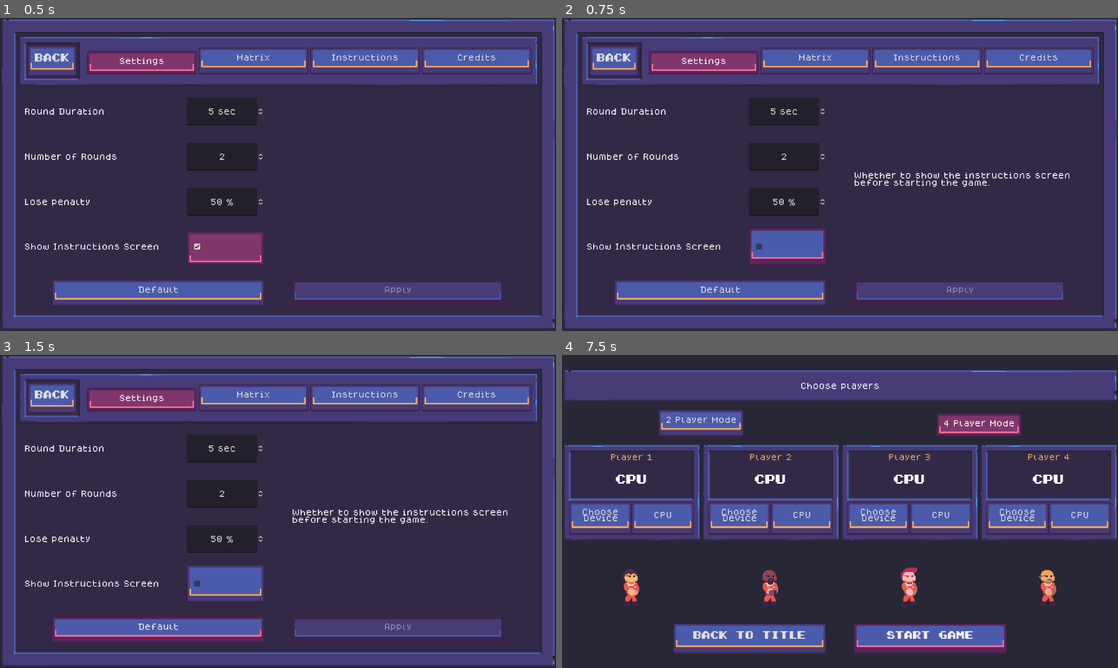
Above: before the commit, frames 1-4 (two rows, left to right).
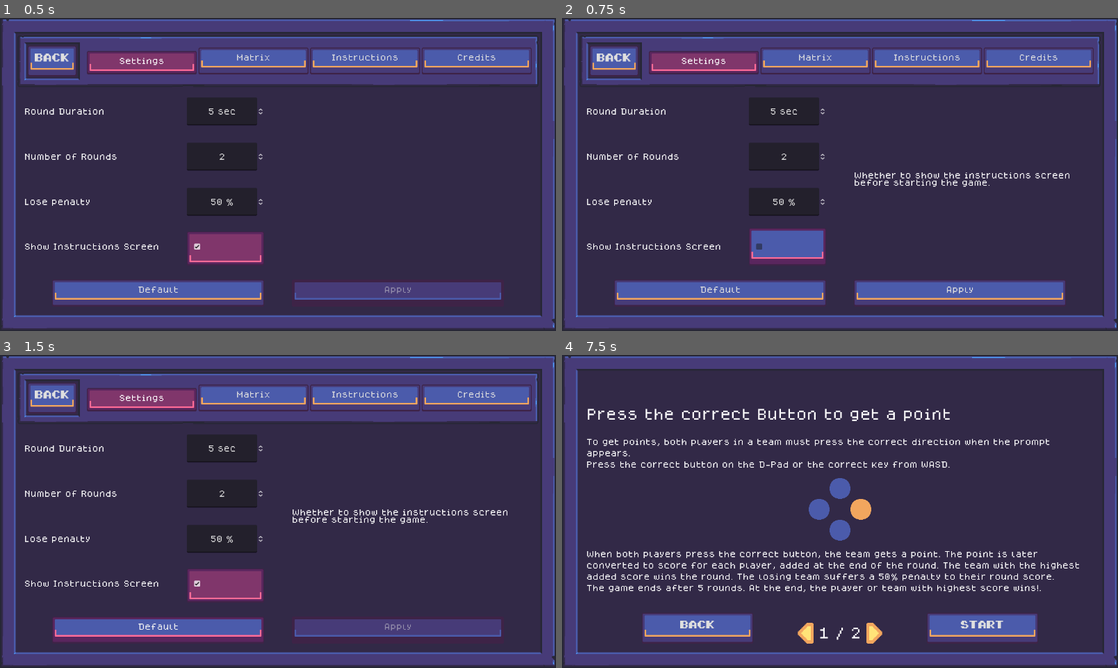
Above: after the commit, the same moments.

Repository: VileOar/js-final-proj
Game: Godot game, scene res://src/menus/options_scene/options_scene.tscn
Same seed, same stepped clock (60 frames per second), same inputs: the game is played once before the commit and once after it. This scene is started directly instead of the project's main scene.
Inputs (mouse positions are in pixels of both pictures, inside the frame that each line leads up to):
- Up to frame 1 (0.5 s): no input
- Up to frame 2 (0.75 s): click (789, 246) at 0.5 s
- Up to frame 3 (1.5 s): click "Default" at 1.25 s
- Up to frame 4 (7.5 s): click "Matrix" at 2 s; click "Default" at 2.75 s; click "Instructions" at 3.5 s; click (806, 633) at 4.25 s; click (873, 633) at 5 s; click "Back" at 5.75 s; click "Start" at 6.5 s; click "Start Game" at 7.25 s

Frame 1 is identical in both runs. In frame 2, 2.9% of the frame differs, in the area x 52-91%, y 84-92%; in frame 3, 1.5%; in frame 4, 48%, in the area x 0-100%, y 0-100%.

Commit message:
saving and loading from file is working

Diff:
--- a/src/autoloads/Global.gd
+++ b/src/autoloads/Global.gd
@@ -33,6 +33,9 @@
 const CORRECT_DELAY = 0.5
 ## longer delay when answers are wrong
 const WRONG_DELAY = 2.0
+
+## path of save file
+const SETTINGS_FILEPATH := "user://settings.ini"
 
 ## dictionary of music
 var _music_tracks = {
--- a/src/autoloads/SharedData.gd
+++ b/src/autoloads/SharedData.gd
@@ -9,10 +9,7 @@
 # the total scores and statistics of each individual player
 var _player_data: Array
 
-# whether to show instructions screen on start
-var _show_instructions:= true
-
-## the game settings
+# the game settings
 var _settings: GameSettings
 
 # TODO: remove
@@ -26,7 +23,10 @@
 
 func _ready():
 	_settings = GameSettings.new()
-	_settings.reset(true)
+	if FileAccess.file_exists(Global.SETTINGS_FILEPATH):
+		_settings.load()
+	else:
+		_settings.reset(true)
 
 	#_player_data = [
 		#PlayerStats.new(),
@@ -147,16 +147,6 @@
 		return null
 
 
-## set the instructions settings
-func set_instructions_settings(en: bool) -> void:
-	_show_instructions = en
-
-
-## get the instructions settings
-func get_instructions_settings() -> bool:
-	return _show_instructions
-
-
 # callback to when an answer is created, for statistics
 func _on_new_player_answer(answer: PlayerAnswer) -> void:
 	var stats = _player_data[answer.player_id()] as PlayerStats
--- a/src/data/settings.gd
+++ b/src/data/settings.gd
@@ -30,6 +30,7 @@
 	round_time = 5.0#30.0
 	num_rounds = 2#5
 	lose_penalty_multiplier = 0.5#0.5
+	show_instructions = true
 
 	if include_matrix:
 		_payoff_matrix.reset()
@@ -38,3 +39,42 @@
 ## getter for matrix data
 func get_matrix_data() -> PayoffMatrix:
 	return _payoff_matrix
+
+
+## save function
+func save() -> void:
+	var config_file := ConfigFile.new()
+
+	config_file.set_value("general", "round_time", round_time)
+	config_file.set_value("general", "num_rounds", num_rounds)
+	config_file.set_value("general", "lose_penalty_multiplier", lose_penalty_multiplier)
+	config_file.set_value("general", "show_instructions", show_instructions)
+
+	for outcome in Global.Outcomes.values():
+		var values := _payoff_matrix.get_matrix_outcome(outcome)
+		config_file.set_value("matrix", str(outcome)+"1", values[0])
+		config_file.set_value("matrix", str(outcome)+"2", values[1])
+
+	var error = config_file.save(Global.SETTINGS_FILEPATH)
+	if error:
+		push_error("Error while trying to save data: %s. Aborting." % error)
+
+
+## load function
+func load() -> void:
+	var config_file := ConfigFile.new()
+	var error = config_file.load(Global.SETTINGS_FILEPATH)
+
+	if error:
+		push_error("Error while trying to load data: %s. Aborting." % error)
+		return
+
+	round_time = config_file.get_value("general", "round_time")
+	num_rounds = config_file.get_value("general", "num_rounds")
+	lose_penalty_multiplier = config_file.get_value("general", "lose_penalty_multiplier")
+	show_instructions = config_file.get_value("general", "show_instructions")
+
+	for outcome in Global.Outcomes.values():
+		var p1 = config_file.get_value("matrix", str(outcome)+"1")
+		var p2 = config_file.get_value("matrix", str(outcome)+"2")
+		_payoff_matrix.set_matrix_outcome(outcome, p1, p2)
--- a/src/menus/matrix_editor/matrix_editor_menu.gd
+++ b/src/menus/matrix_editor/matrix_editor_menu.gd
@@ -34,11 +34,16 @@
 
 func _ready():
 	_matrix_data = SharedData.get_settings().get_matrix_data() as PayoffMatrix
-	_set_matrix_ui()
+	_setup_ui()
+
+
+func _save_changes() -> void:
+	SharedData.get_settings().save()
+	_apply_btn.disabled = true
 
 
 # set the UI elements to match the matrix data
-func _set_matrix_ui() -> void:
+func _setup_ui() -> void:
 	# they are ordered just like the matrix
 	for widget in _outcome_widgets:
 		var outcome_mask = widget.get_outcome_mask()
@@ -78,14 +83,15 @@
 # callback to the reset matrix button
 func _on_reset_btn_pressed() -> void:
 	_matrix_data.reset()
-	_set_matrix_ui()
+	_setup_ui()
+	_save_changes()
 
 
 func _on_apply_btn_pressed() -> void:
 	for widget in _outcome_widgets:
 		var outcomes = widget.get_current_values()
 		_matrix_data.set_matrix_outcome(widget.get_outcome_mask(), outcomes[0], outcomes[1])
-	_apply_btn.disabled = true
+	_save_changes()
 
 
 func _on_context_btn_pressed() -> void:
--- a/src/menus/player_select/player_select_menu.gd
+++ b/src/menus/player_select/player_select_menu.gd
@@ -99,7 +99,7 @@
 
 func _on_start_btn_pressed() -> void:
 	SharedData.setup_dyads_playerdata(2 if _mode_4p else 1)
-	if SharedData.get_instructions_settings():
+	if SharedData.get_settings().show_instructions:
 		_instructions_holder.show()
 	else:
 		_go_to_game()
--- a/src/menus/settings_menu/settings_menu.gd
+++ b/src/menus/settings_menu/settings_menu.gd
@@ -5,6 +5,7 @@
 @onready var _duration_input: SpinBox = %DurationInput
 @onready var _rounds_input: SpinBox = %RoundsInput
 @onready var _penalty_input: SpinBox = %PenaltyInput
+@onready var _instructions_input: CheckBox = %InstructionsInput
 
 @onready var _all_descriptions: MarginContainer = %AllDescriptions
 @onready var _duration_desc: Label = %DurationInputDesc
@@ -18,17 +19,24 @@
 
 
 func _ready() -> void:
-	setup()
+	_setup_ui()
 
 
-## setup the settings to their currently saved values
-func setup() -> void:
+# save the changes made to file
+func _save_changes() -> void:
+	SharedData.get_settings().save()
+	_apply_btn.disabled = true
+
+
+## _setup_ui the settings to their currently saved values
+func _setup_ui() -> void:
 	_duration_input.get_line_edit().text = str(SharedData.get_settings().round_time)
 	_duration_input.apply()
 	_rounds_input.get_line_edit().text = str(SharedData.get_settings().num_rounds)
 	_rounds_input.apply()
 	_penalty_input.get_line_edit().text = str(SharedData.get_settings().lose_penalty_multiplier * 100)
 	_penalty_input.apply()
+	_instructions_input.set_pressed_no_signal(SharedData.get_settings().show_instructions)
 
 	_apply_btn.disabled = true
 
@@ -47,20 +55,22 @@
 # restore ui values to the default
 func _on_default_btn_pressed() -> void:
 	SharedData.get_settings().reset()
-	setup()
+	_setup_ui()
+	_save_changes()
 
 
 # apply the values in the ui
 func _on_apply_btn_pressed() -> void:
 	SharedData.get_settings().round_time = float(_duration_input.get_line_edit().text)
 	SharedData.get_settings().num_rounds = int(_rounds_input.get_line_edit().text)
-	SharedData.get_settings().round_time = float(_duration_input.get_line_edit().text) / 100.0
-	_apply_btn.disabled = true
+	SharedData.get_settings().lose_penalty_multiplier = float(_duration_input.get_line_edit().text) / 100.0
+	SharedData.get_settings().show_instructions = _instructions_input.button_pressed
+	_save_changes()
 
 
 # change setting
-func _on_instructions_input_toggled(toggled_on: bool) -> void:
-	SharedData.set_instructions_settings(toggled_on)
+func _on_instructions_input_toggled(_toggled_on: bool) -> void:
+	_on_setting_changed(-1)
 
 
 # change the description based on what setting was hovered
